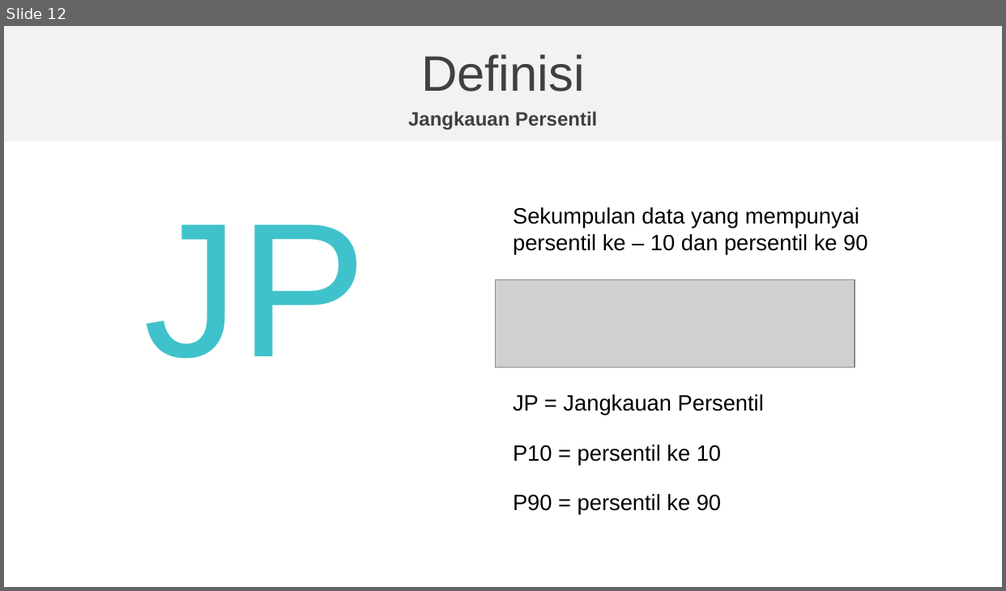
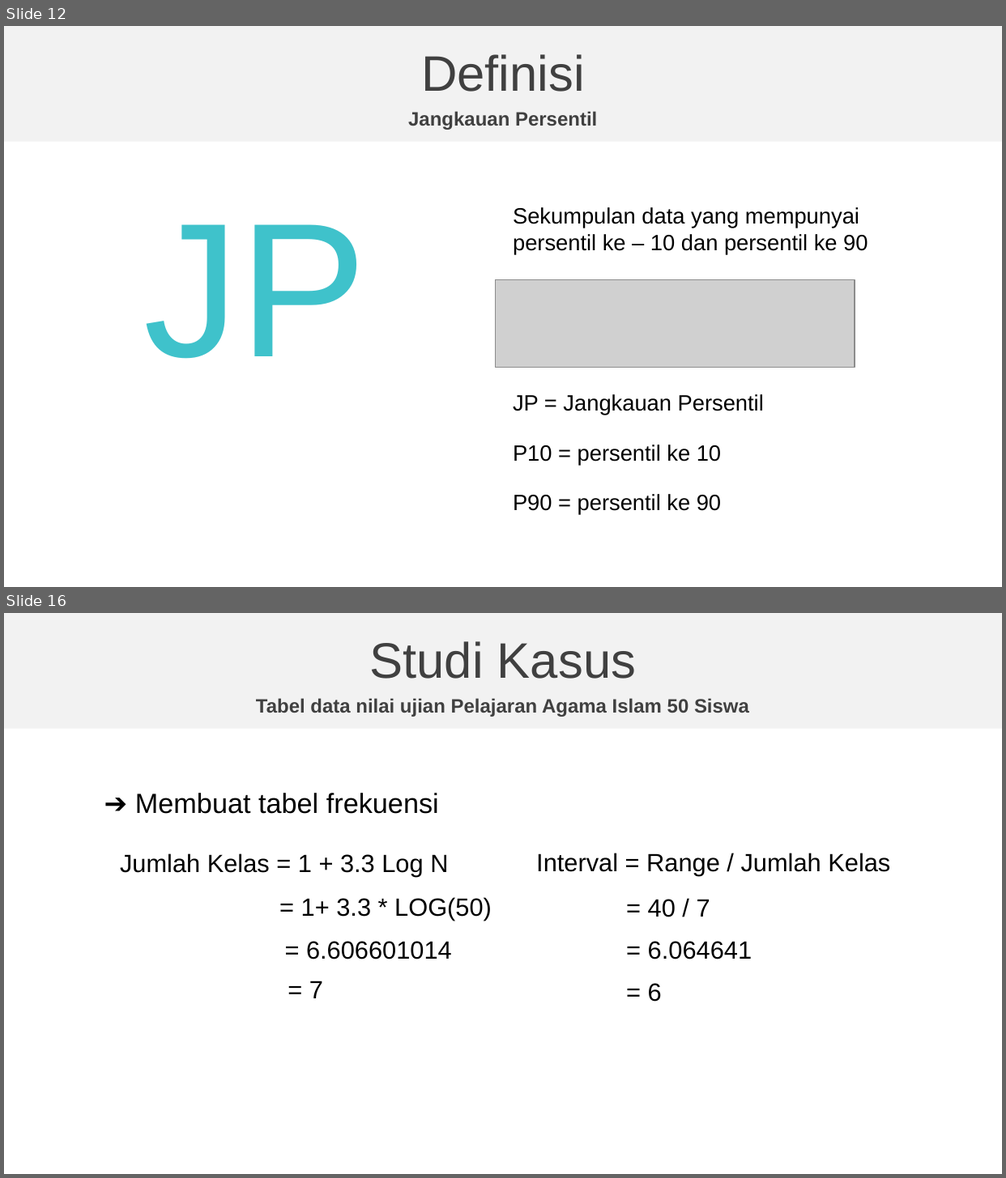
Before and after one commit to natacloud/statistika, a slide deck: Presentasi-Statistika-kelompok-3.pptx. Shown one above the other, each under a label of ours: slide 12 before the commit, slides 12 and 16 after it; the slides between them are not shown. The pictures are 1006x591 and 1006x1178 pixels, drawn with LibreOffice and Linux fonts; fonts in the diff are those of the drawing; grey boxes stand for pictures; background and template pictures are left out. Boxes give left, top, right and bottom in pixels: in the first picture for what was removed or moved away, otherwise in the second. Text is boxed around its words. In the diff, an @@ line names an element or a change of style, - is before the commit and + after.

```diff
--- a/Presentasi-Statistika-kelompok-3.pptx
+++ b/Presentasi-Statistika-kelompok-3.pptx
@@ slide 16 added at <box>4,613,1002,1174</box>, background picture (left out); not listed: 1 template element that a slide beside it also shows @@
@@ text added at <box>370,641,636,679</box>, 36 pt, text #404040 @@
+Studi Kasus
@@ text added at <box>256,698,749,717</box>, 14 pt, text #404040, bold @@
+Tabel data nilai ujian Pelajaran Agama Islam 50 Siswa
@@ text added at <box>135,793,439,814</box>, 20 pt, text #000000 @@
+➔ Membuat tabel frekuensi
@@ text added at <box>120,854,448,877</box>, 18 pt, text #000000 @@
+Jumlah Kelas = 1 + 3.3 Log N
@@ text added at <box>536,853,890,876</box>, 18 pt, text #000000 @@
+Interval = Range / Jumlah Kelas
@@ text added at <box>301,897,492,920</box>, 18 pt, text #000000 @@
+= 1+ 3.3 * LOG(50)
@@ text added at <box>648,899,710,918</box>, 18 pt, text #000000 @@
+= 40 / 7
@@ text added at <box>306,941,452,960</box>, 18 pt, text #000000 @@
+= 6.606601014
@@ text added at <box>648,941,752,960</box>, 18 pt, text #000000 @@
+= 6.064641
@@ text added at <box>309,981,323,999</box>, 18 pt, text #000000 @@
+= 7
@@ text added at <box>648,983,662,1002</box>, 18 pt, text #000000 @@
+= 6
```
Also in this commit, not shown: 2 slides changed, 3 other slides added, 1 other file.
